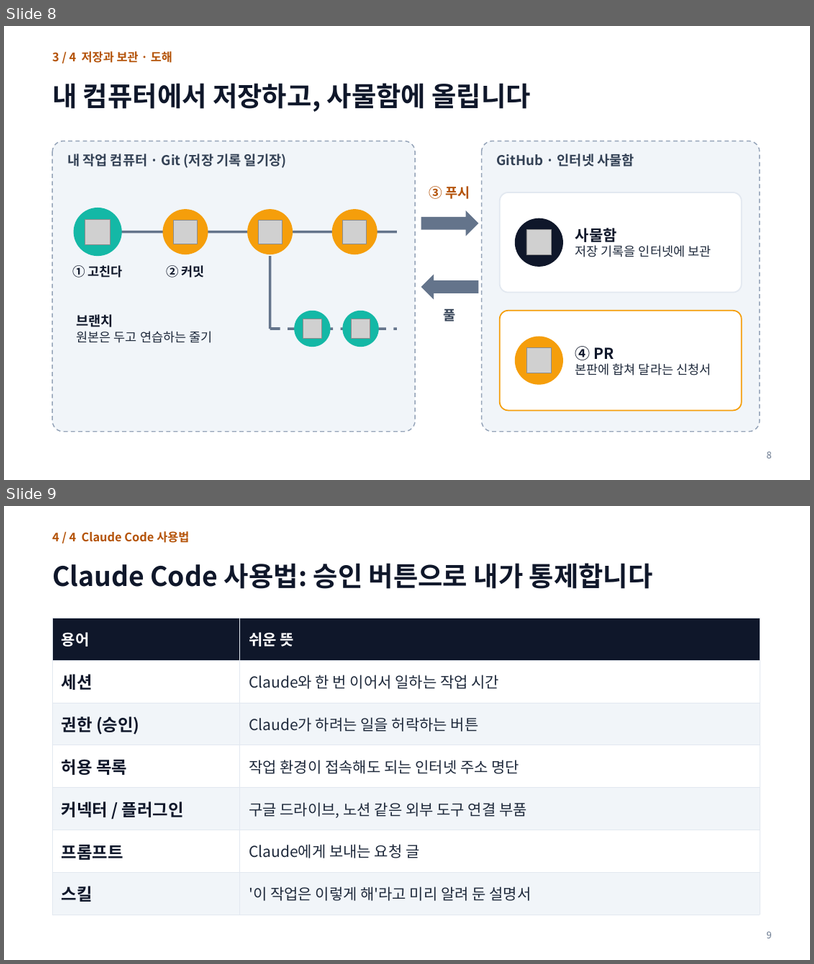
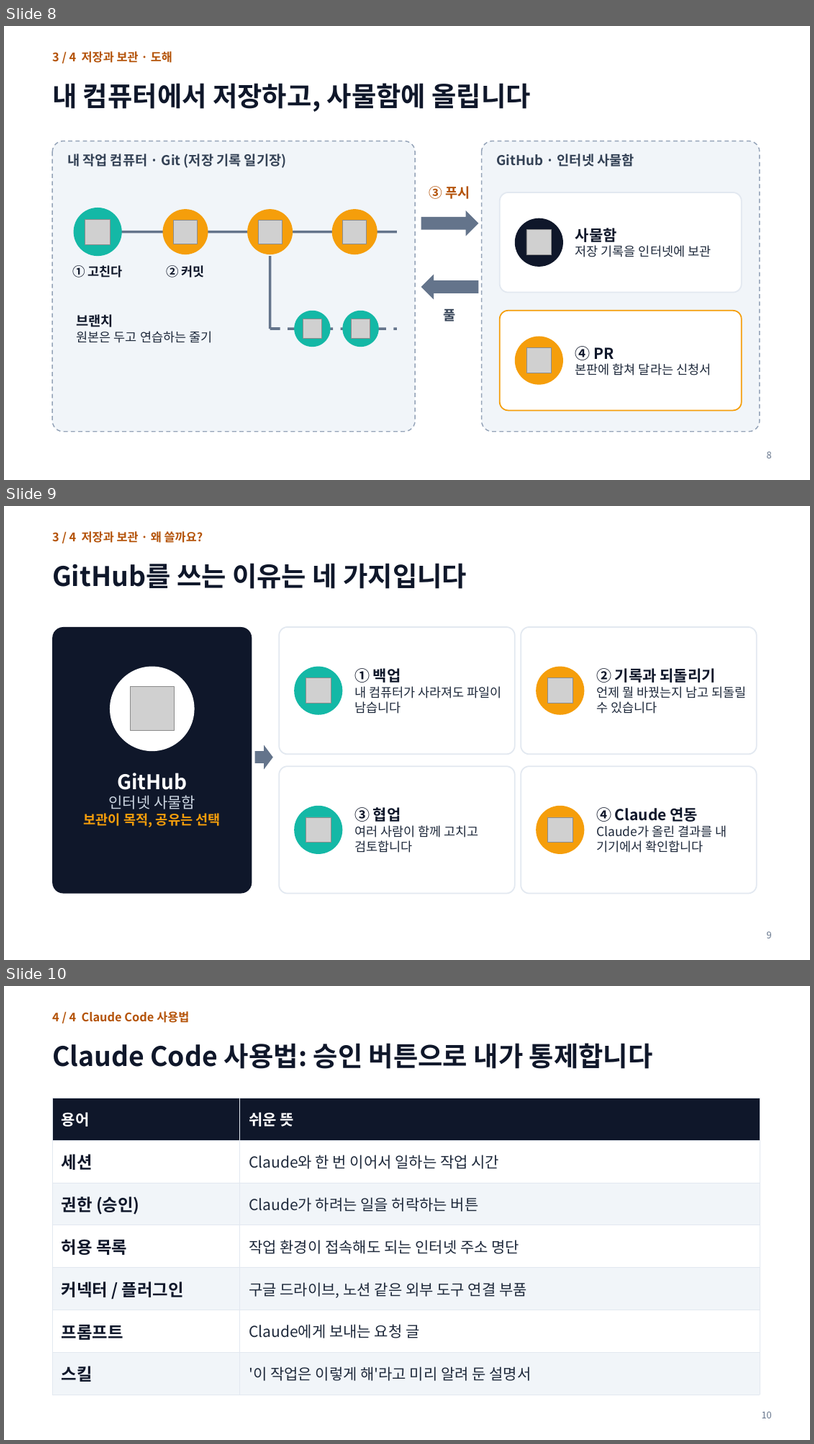
Before and after one commit to jacklee1763/Youtube-Downloader, a slide deck: slides/claude_code_terms.pptx. Shown one above the other, each under a label of ours: slides 8 and 9 before the commit, slides 8, 9 and 10 after it. The pictures are 814x964 and 814x1444 pixels, drawn with LibreOffice and Linux fonts; fonts in the diff are those of the drawing; grey boxes stand for pictures. Boxes give left, top, right and bottom in pixels: in the first picture for what was removed or moved away, otherwise in the second. Text is boxed around its words. In the diff, an @@ line names an element or a change of style, - is before the commit and + after.

```diff
--- a/slides/claude_code_terms.pptx
+++ b/slides/claude_code_terms.pptx
@@ slide 9 added at [4,506,810,960], background #FFFFFF @@
@@ text added at [52,531,203,543], 14 pt, text #B45309, bold @@
+3 / 4 저장과 보관 · 왜 쓸까요?
@@ text added at [52,563,468,589], 32 pt, text #0F172A, bold @@
+GitHub를 쓰는 이유는 네 가지입니다
@@ rounded rectangle added at [52,627,252,893], fill #0F172A @@
@@ rounded rectangle added at [279,627,515,754], fill #FFFFFF, outline #E2E8F0 1.5 pt @@
@@ rounded rectangle added at [521,627,757,754], fill #FFFFFF, outline #E2E8F0 1.5 pt @@
@@ ellipse added at [110,667,195,751], fill #FFFFFF @@
@@ ellipse added at [294,667,343,715], fill #14B8A6 @@
@@ picture added at [306,678,332,703] @@
@@ text added at [355,668,502,713], 15 pt, text #1E293B @@
+① 백업
+내 컴퓨터가 사라져도 파일이 남습니다
@@ ellipse added at [536,667,585,715], fill #F59E0B @@
@@ picture added at [548,678,574,703] @@
@@ text added at [597,668,747,713], 15 pt, text #1E293B @@
+② 기록과 되돌리기
+언제 뭘 바꿨는지 남고 되돌릴 수 있습니다
@@ picture added at [131,687,175,731] @@
@@ right arrow added at [255,745,273,769], fill #64748B @@
@@ text added at [84,772,220,827], 16 pt, text #F59E0B, bold @@
+GitHub
+인터넷 사물함
+보관이 목적, 공유는 선택
@@ rounded rectangle added at [279,766,515,893], fill #FFFFFF, outline #E2E8F0 1.5 pt @@
@@ rounded rectangle added at [521,766,757,893], fill #FFFFFF, outline #E2E8F0 1.5 pt @@
@@ ellipse added at [294,806,343,854], fill #14B8A6 @@
@@ text added at [355,807,478,852], 15 pt, text #1E293B @@
+③ 협업
+여러 사람이 함께 고치고 검토합니다
@@ ellipse added at [536,806,585,854], fill #F59E0B @@
@@ text added at [597,807,728,852], 15 pt, text #1E293B @@
+④ Claude 연동
+Claude가 올린 결과를 내 기기에서 확인합니다
@@ picture added at [306,817,332,842] @@
@@ picture added at [548,817,574,842] @@
@@ page number added at [767,931,772,938], 11 pt, text #64748B @@
+9
@@ what was slide 9 is now slide 10 @@
@@ page number at [762,1411,772,1418]: text changed @@
-9
+10
```
Also in this commit, not shown: 1 other file.
